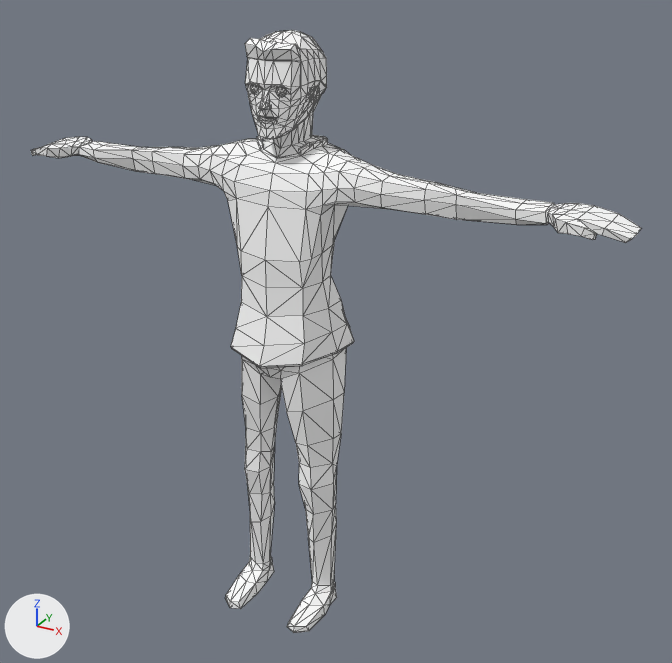
The glTF model frontend/assets/models3d/packs/quaternius-fbx/male_long_sleeve.glb: old version first, new version second.
One viewpoint serves both versions: a camera (50 mm lens) standing at (1.41, -2.25, 2.13) and looking at (0.13, 0.08, 0.97). Every picture has the same lights, and +X, +Y and +Z are marked at lower left. The picture after the commit comes second. Mesh edges are drawn as thin lines. Where no turn or scale is listed for an object, it has been applied to the vertices.

Objects in the first picture: 'BaseHuman'.
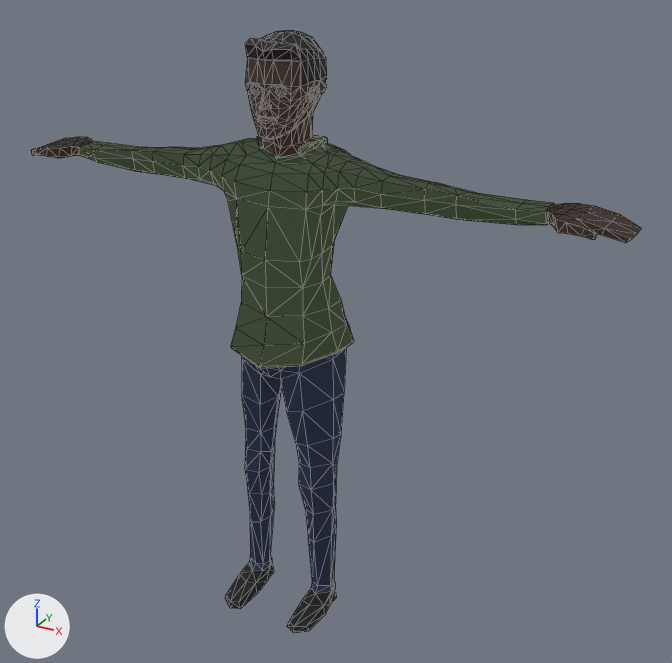
Where the change shows, as pixel boxes (x1, y1, x2, y2) in the pictures (672 x 663 px):
'BaseHuman', recoloured, surface changed (darker): (31, 30, 641, 633) in both

Edits to the bpy script that builds the scene:
```text
Change mat_material_0:
    mat_material_0.base_color: (1.0, 1.0, 1.0) -> (0.0185, 0.0285, 0.0118)  # white #ffffff -> dark green #252f1c
    add mat_material_0.emission_color = (0.0185, 0.0285, 0.0118)  # dark green #252f1c
    add mat_material_0.emission_strength = 1.0
Change mat_material_1:
    mat_material_1.base_color: (1.0, 1.0, 1.0) -> (0.00537, 0.0085, 0.0214)  # white #ffffff -> black #101728
    add mat_material_1.emission_color = (0.00537, 0.0085, 0.0214)  # black #101728
    add mat_material_1.emission_strength = 1.0
Change mat_material_2:
    mat_material_2.base_color: (1.0, 1.0, 1.0) -> (0.00197, 0.00197, 0.00197)  # white #ffffff -> black #060606
Change mat_material_3:
    mat_material_3.base_color: (1.0, 1.0, 1.0) -> (0.0169, 0.00899, 0.00606)  # white #ffffff -> black #231812
    add mat_material_3.emission_color = (0.0169, 0.00899, 0.00606)  # black #231812
    add mat_material_3.emission_strength = 1.0
Change mat_material_4:
    mat_material_4.base_color: (1.0, 1.0, 1.0) -> (0.00414, 0.00271, 0.00279)  # white #ffffff -> black #0d0909
    add mat_material_4.emission_strength = 1.0
```
